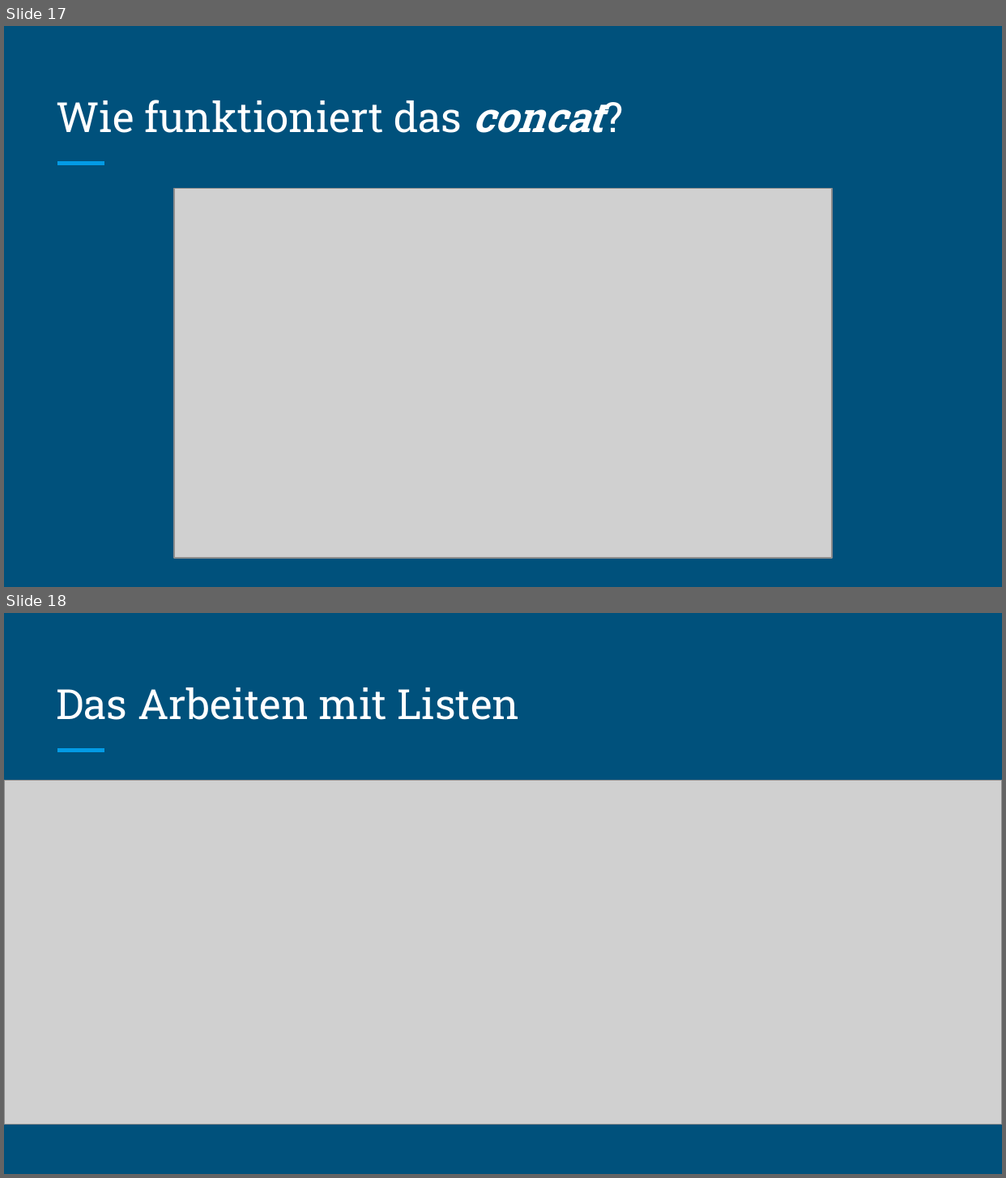
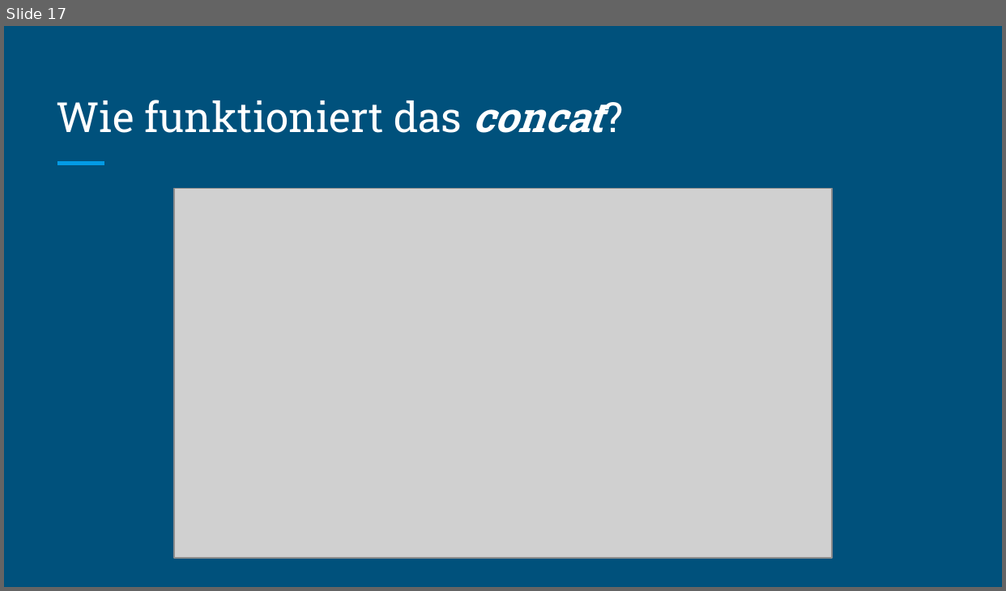
Before and after one commit to MatthReich/FingerTrees, a slide deck: documents/FingerTrees.pptx. Shown one above the other, each under a label of ours: slides 17 and 18 before the commit, slide 17 after it. The pictures are 1006x1178 and 1006x591 pixels, drawn with LibreOffice and Linux fonts; fonts in the diff are those of the drawing; grey boxes stand for pictures. Boxes give left, top, right and bottom in pixels: in the first picture for what was removed or moved away, otherwise in the second. Text is boxed around its words. In the diff, an @@ line names an element or a change of style, - is before the commit and + after.

Commit message:
removed last slide cause of time

```diff
--- a/documents/FingerTrees.pptx
+++ b/documents/FingerTrees.pptx
@@ slide 18 removed at box(4, 613, 1002, 1174), background #00517C; not listed: 1 template element that a slide beside it also shows @@
@@ title removed at box(57, 688, 520, 720) @@
-Das Arbeiten mit Listen
@@ picture removed at box(4, 781, 1002, 1125) @@
```
